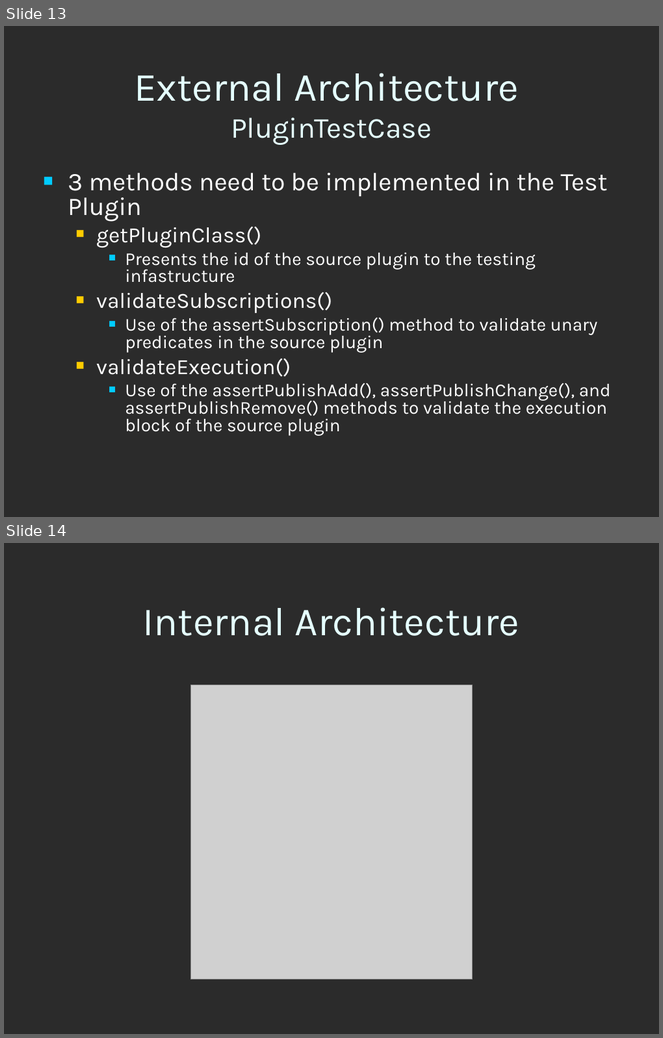
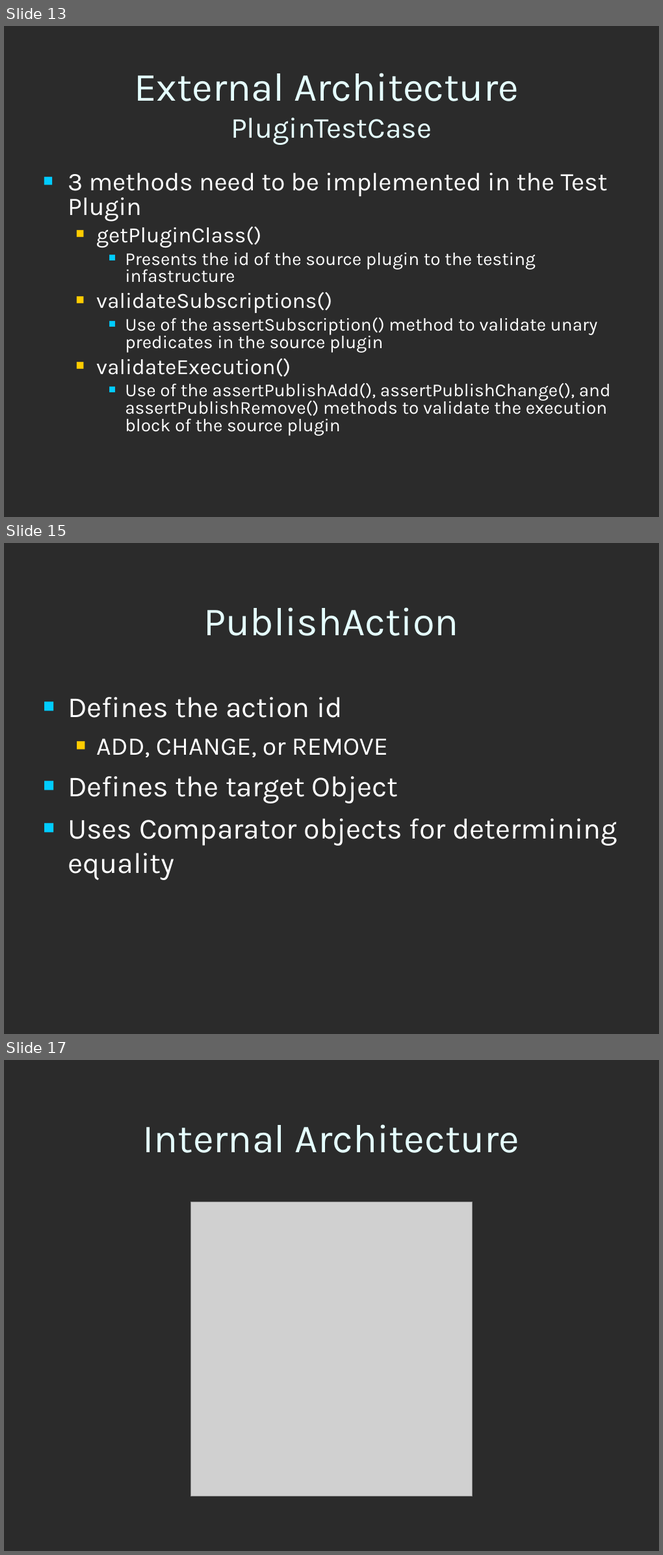
Before and after one commit to codeaudit/cougaar-cougaarunit, a slide deck: CougaarUnit/Cougaar Test Framework.ppt. Shown one above the other, each under a label of ours: slides 13 and 14 before the commit, slides 13, 15 and 17 after it; the slides between them are not shown. The pictures are 663x1038 and 663x1555 pixels, drawn with LibreOffice and Linux fonts; fonts in the diff are those of the drawing; grey boxes stand for pictures; background and template pictures are left out; a plain dark background stands for a picture behind light text. Boxes give left, top, right and bottom in pixels: in the first picture for what was removed or moved away, otherwise in the second. Text is boxed around its words. In the diff, an @@ line names an element or a change of style, - is before the commit and + after.

```diff
--- a/CougaarUnit/Cougaar Test Framework.ppt
+++ b/CougaarUnit/Cougaar Test Framework.ppt
@@ slide 15 added at bbox=[4, 543, 659, 1034], background picture (left out) @@
@@ title added at bbox=[204, 607, 459, 636], 44 pt, text #E5FFFF @@
+PublishAction
@@ text added at bbox=[68, 697, 617, 880], 32 pt, text #FFFFFF @@
+■ Defines the action id
+  ■ ADD, CHANGE, or REMOVE
+■ Defines the target Object
+■ Uses Comparator objects for determining equality
@@ what was slide 14 is now slide 17 @@
```
Also in this commit, not shown: 2 other slides added.
